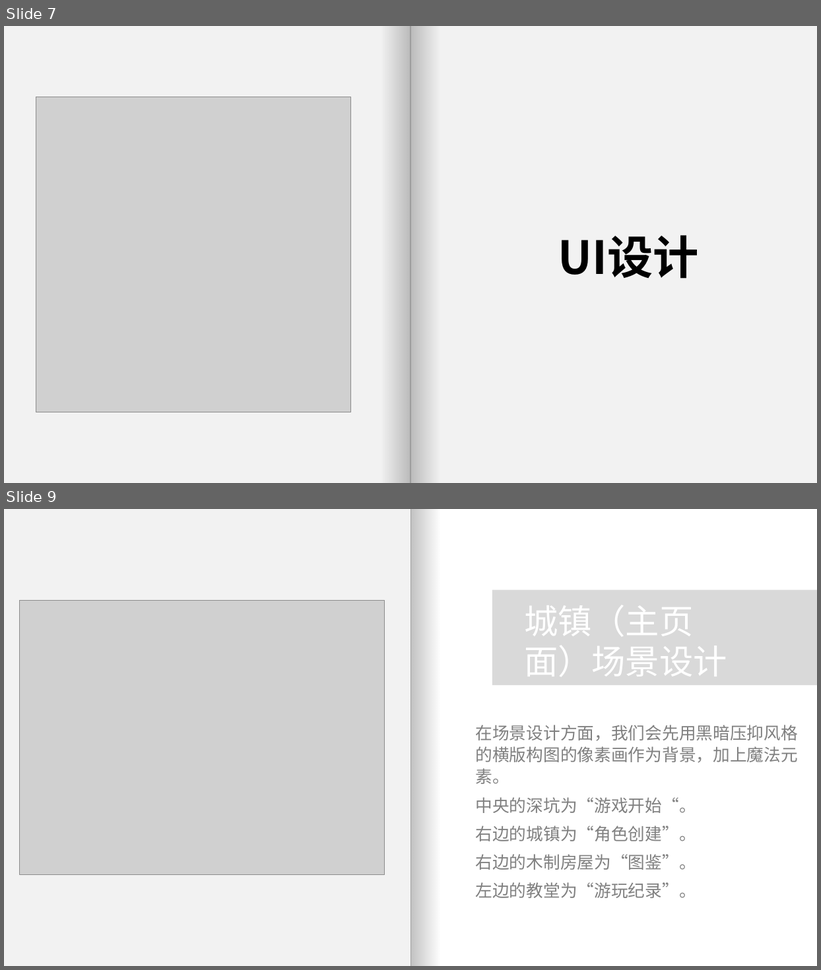
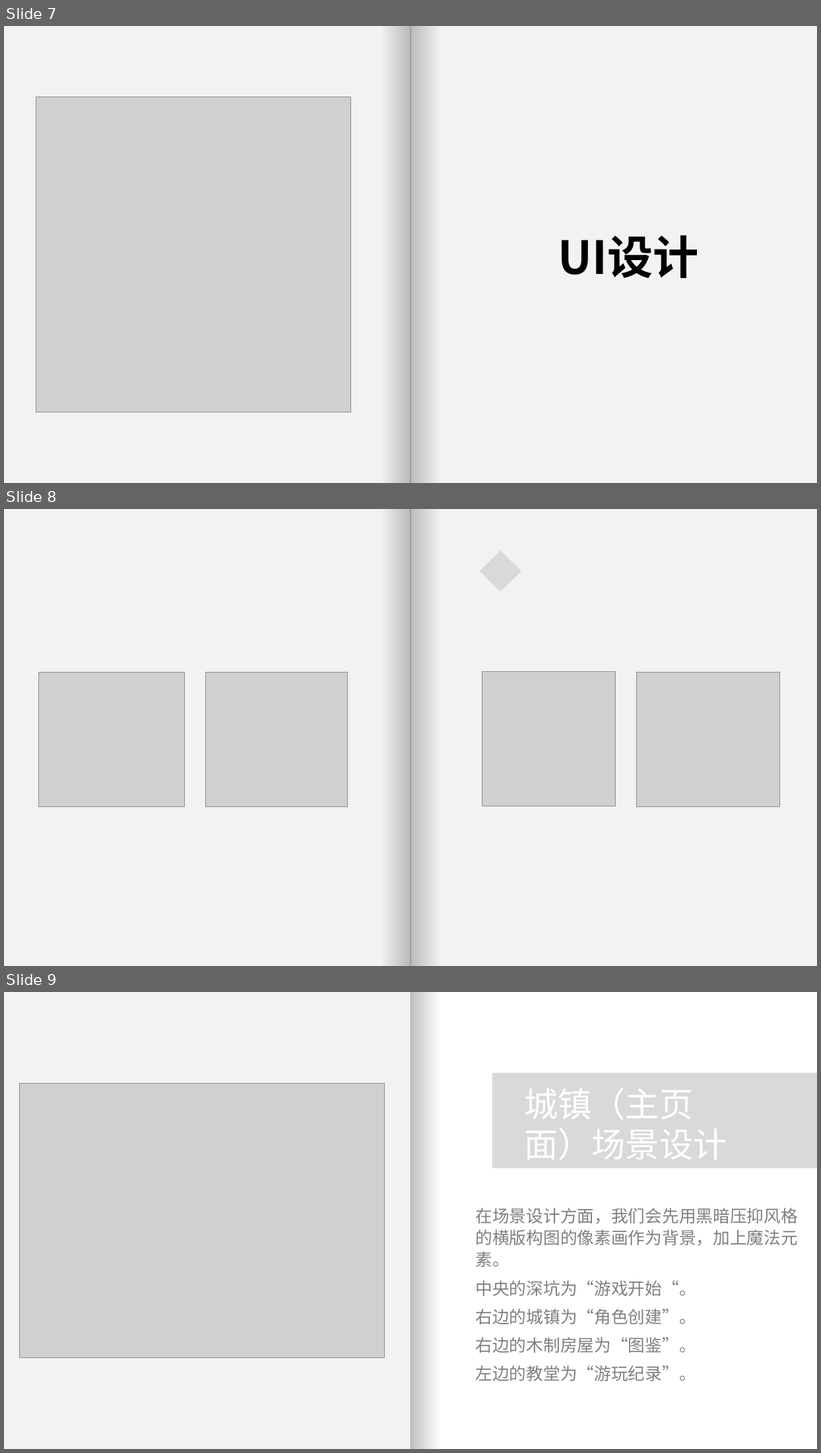
Before and after one commit to HongYi4588/CardGame, a slide deck: 永续地牢Ouroboros 设计方案.pptx. Shown one above the other, each under a label of ours: slides 7 and 9 before the commit, slides 7, 8 and 9 after it; the slides between them are not shown. The pictures are 821x970 and 821x1453 pixels, drawn with LibreOffice and Linux fonts; fonts in the diff are those of the drawing; grey boxes stand for pictures. Boxes give left, top, right and bottom in pixels: in the first picture for what was removed or moved away, otherwise in the second. Text is boxed around its words. In the diff, an @@ line names an element or a change of style, - is before the commit and + after.

```diff
--- a/永续地牢Ouroboros 设计方案.pptx
+++ b/永续地牢Ouroboros 设计方案.pptx
@@ slide 8 added at <box>4,509,817,966</box>, background #FFFFFF @@
@@ rectangle added at <box>4,509,411,966</box>, fill #F2F2F2 @@
@@ rectangle added at <box>381,509,411,966</box>, fill gradient #808080 @@
@@ rectangle added at <box>411,509,817,966</box>, fill #F2F2F2 @@
@@ rectangle added at <box>411,509,441,966</box>, fill gradient #808080 @@
@@ diamond added at <box>480,551,522,591</box>, fill #D9D9D9 @@
@@ picture added at <box>39,673,185,807</box> @@
@@ picture added at <box>206,673,348,807</box> @@
@@ picture added at <box>482,672,616,807</box> @@
@@ picture added at <box>636,672,780,807</box> @@
```
Also in this commit, not shown: 1 other slide added.
